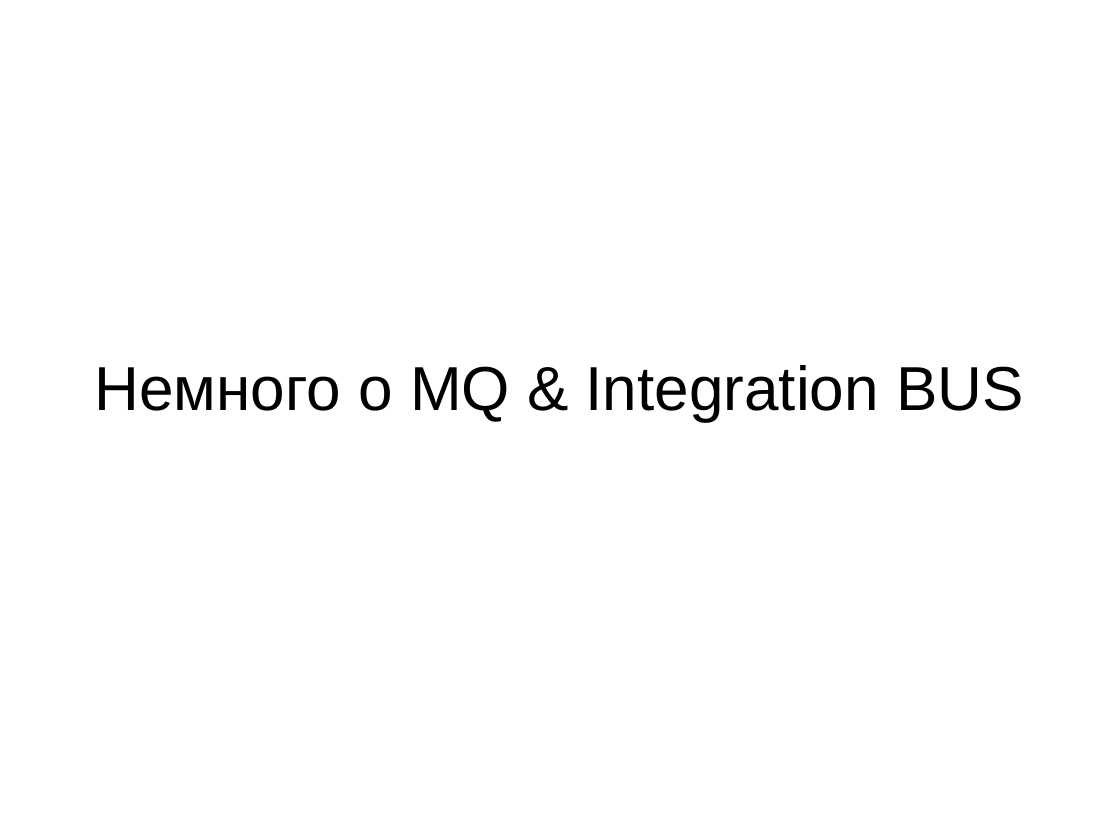
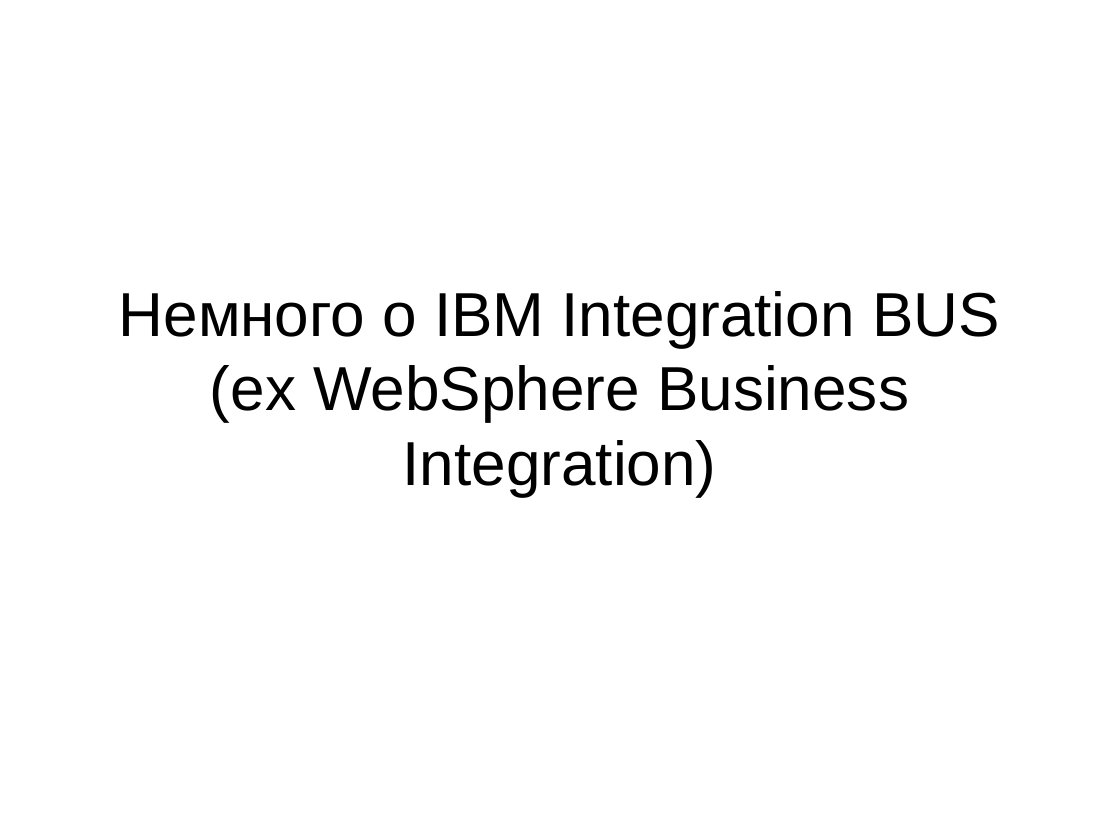
Before and after one commit to demonh1/wb, a slide deck: slide 1 of doc/iib_pr_for_eq.odp. Drawn at 1120x840 pixels with LibreOffice and Linux fonts; fonts in the diff are those of the drawing. Boxes give left, top, right and bottom in pixels: in the first picture for what was removed or moved away, otherwise in the second. Text is boxed around its words. In the diff, an @@ line names an element or a change of style, - is before the commit and + after.

Commit message:
fix

```diff
--- a/doc/iib_pr_for_eq.odp
+++ b/doc/iib_pr_for_eq.odp
@@ title at [119,291,1000,496]: text changed @@
-Немного о MQ & Integration BUS
+Немного о IBM Integration BUS
+(ex WebSphere Business Integration)
```
Also in this commit, not shown: 1 other slide changed.
